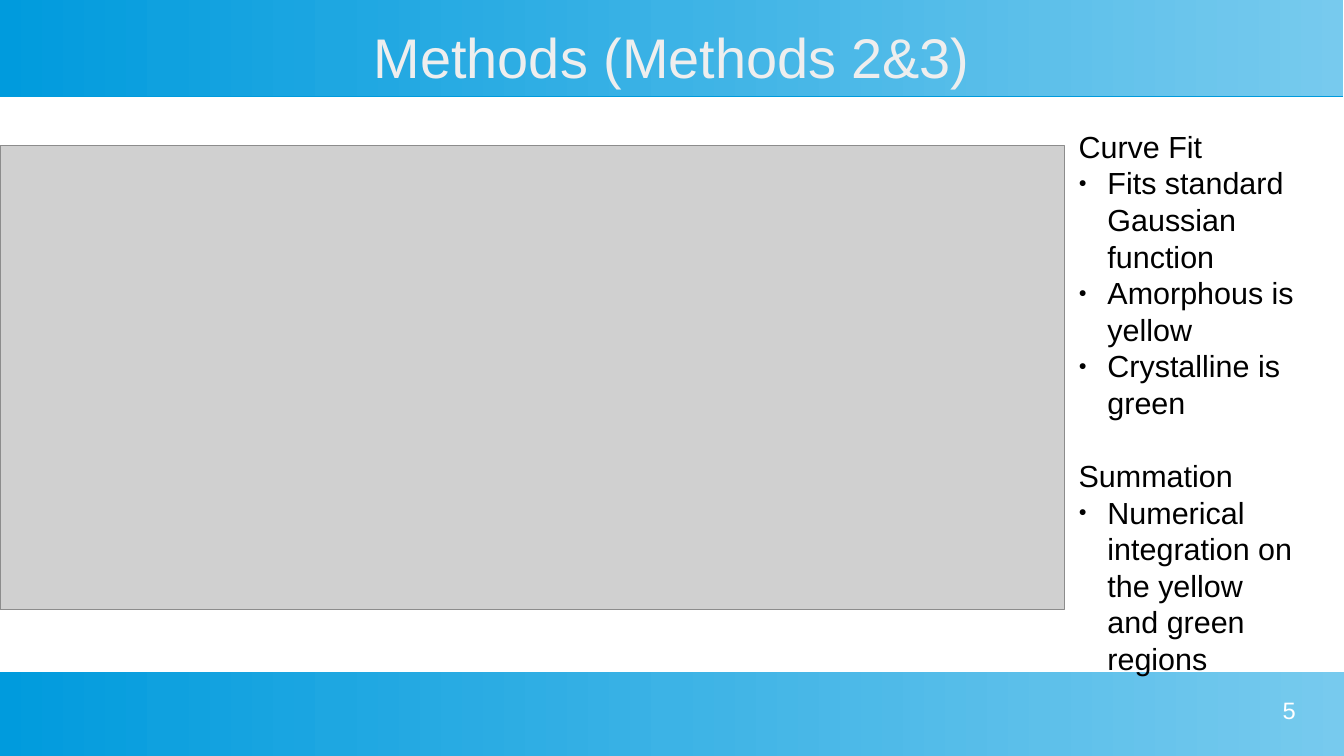
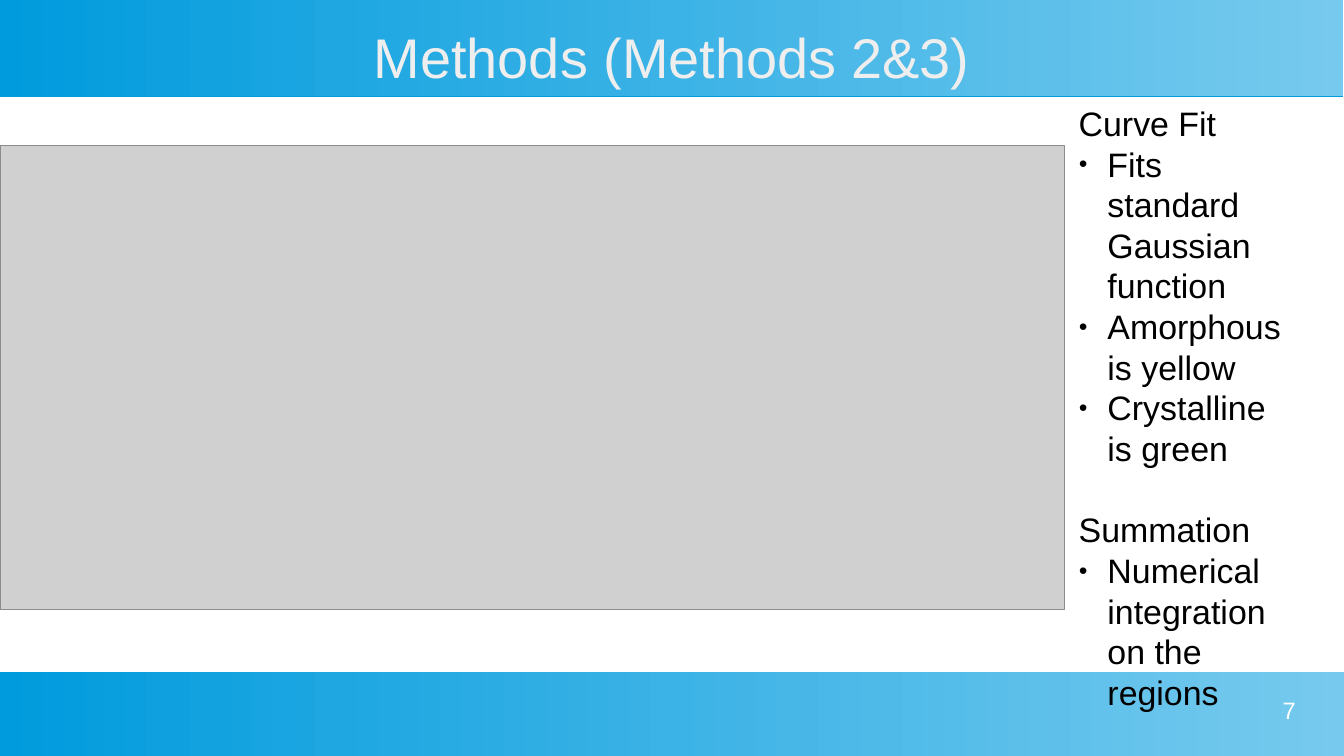
Before and after one commit to MarkS5001/GIXRD-Thesis, a slide deck: slide 7 of Thesis Defense Presentation.odp (slide 5 before the commit). Drawn at 1344x756 pixels with LibreOffice and Linux fonts; fonts in the diff are those of the drawing; grey boxes stand for pictures. Boxes give left, top, right and bottom in pixels: in the first picture for what was removed or moved away, otherwise in the second. Text is boxed around its words. In the diff, an @@ line names an element or a change of style, - is before the commit and + after.

```diff
--- a/Thesis Defense Presentation.odp
+++ b/Thesis Defense Presentation.odp
@@ text "Curve Fit": place and size @@
-text "Curve Fit" at [1079,136,1294,639]
+text "Curve Fit" at [1079,111,1280,665]
@@ text at [1079,111,1280,543]: size 18 to 20 pt in "Curve Fit", "Fits standard Gaussian function", "Amorphous is yellow", "Crystalline is green" and 1 more places @@
@@ text at [1107,558,1265,665]: text changed; size 18 to 20 pt @@
-● Numerical integration on the yellow and green regions
+● Numerical integration on the regions
@@ page number at [1283,702,1296,719]: text changed @@
-5
+7
```
Also in this commit, not shown: 3 other slides changed, 4 slides added, 1 slide removed.
